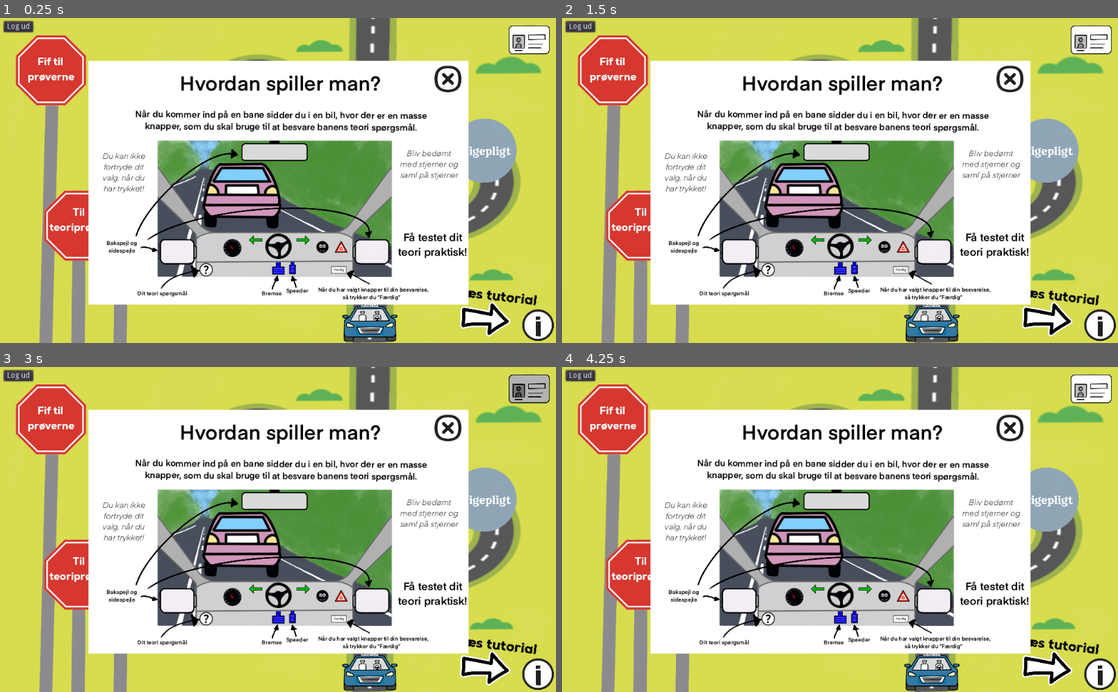
Above: before the commit, frames 1-4 (two rows, left to right).
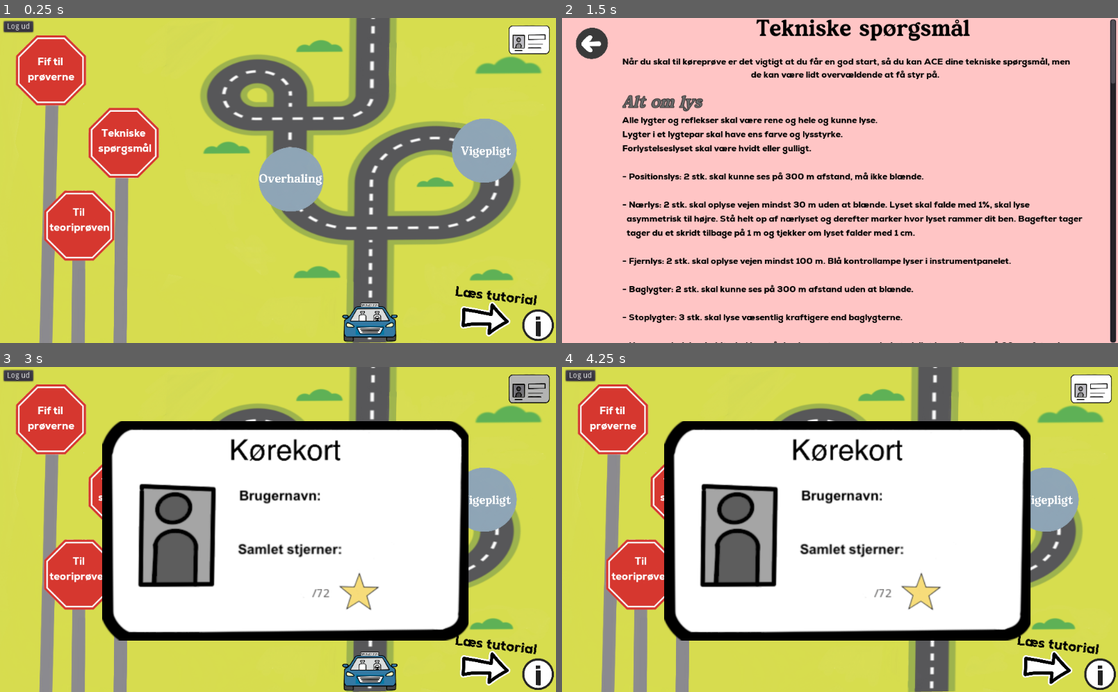
Above: after the commit, the same moments.

Repository: potatokenya/Koereteori
Game: Godot game, scene res://levelmenu.tscn
The game is run twice, just before and just after one commit, with the same random seed, the same clock (stepped at 60 frames per second) and the same inputs. This scene is started directly instead of the project's main scene.
Inputs (mouse positions are in pixels of both pictures, inside the frame that each line leads up to):
- Up to frame 1 (0.25 s): no input
- Up to frame 2 (1.5 s): click (612, 70) at 0.5 s; click (684, 141) at 1.25 s
- Up to frame 3 (3 s): click (27, 393) at 2.02 s; click (528, 389) at 2.75 s
- Up to frame 4 (4.25 s): click "Overhaling" at 3.5 s

The runs differ from the first frame. In frame 1, 50% of the frame differs, in the area x 15-85%, y 13-89%; in frame 2, 100%, in the area x 0-100%, y 0-100%; in frame 3, 34%; in frame 4, 35%.

Commit message:
lige rettet new til ny

Diff:
--- a/Network.gd
+++ b/Network.gd
@@ -50,7 +50,7 @@
 
 	if(lastCommand == "signup"):
 		if response['error'] == "none":
-			$status.set_text("New bruger oprettet")
+			$status.set_text("Ny bruger oprettet")
 			$TextEdit.set_text("New user added")
 			$pil.show()
 			$status.set("custom_colors/font_color", Color( 0, 1, 0, 1 ))
--- a/levelmenu.tscn
+++ b/levelmenu.tscn
@@ -595,6 +595,7 @@
 text = "Læs tutorial"
 
 [node name="help" type="TextureRect" parent="."]
+visible = false
 margin_left = 163.0
 margin_top = 79.0
 margin_right = 863.0
